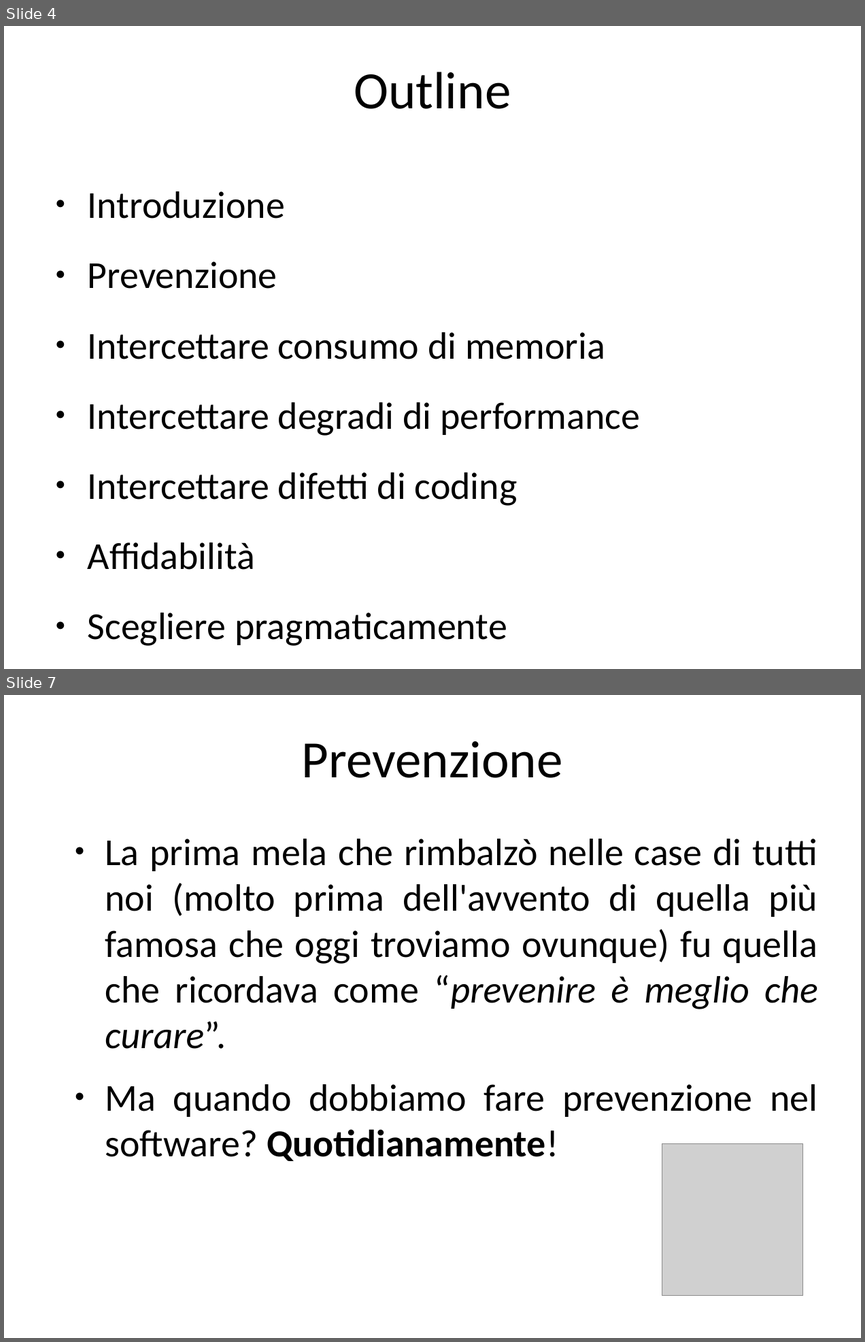
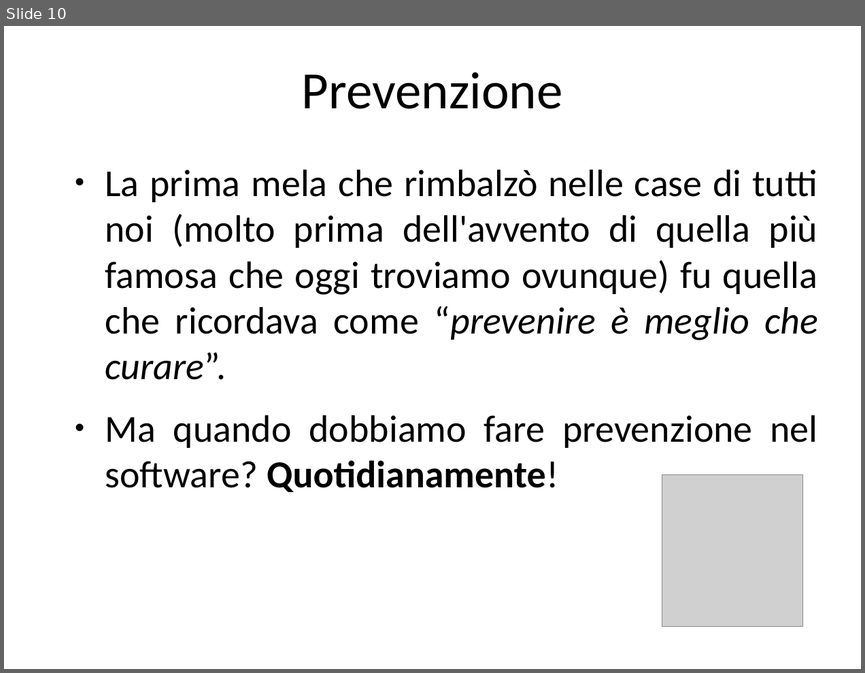
Before and after one commit to guidop/CDays14, a slide deck: CDays14.odp. Shown one above the other, each under a label of ours: slides 4 and 7 before the commit, slide 10 after it; the slides between them are not shown. The pictures are 865x1342 and 865x673 pixels, drawn with LibreOffice and Linux fonts; fonts in the diff are those of the drawing; grey boxes stand for pictures. Boxes give left, top, right and bottom in pixels: in the first picture for what was removed or moved away, otherwise in the second. Text is boxed around its words. In the diff, an @@ line names an element or a change of style, - is before the commit and + after.

```diff
--- a/CDays14.odp
+++ b/CDays14.odp
@@ slide 4 removed at [4, 26, 861, 669], background #FFFFFF @@
@@ title removed at [354, 72, 511, 109] @@
-Outline
@@ text removed at [88, 191, 640, 645] @@
-● Introduzione
-● Prevenzione
-● Intercettare consumo di memoria
-● Intercettare degradi di performance
-● Intercettare difetti di coding
-● Affidabilità
-● Scegliere pragmaticamente
@@ what was slide 7 is now slide 10 @@
```
Also in this commit, not shown: 9 slides added, 5 other slides removed, 10 other files.
